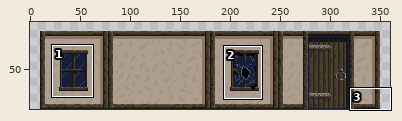
A sprite sheet gets an edit: raid/Assets/Art/Backroung Sprites/Houses/House_Panel_4.png. The picture above shows the old version from afar; the outline marks the close-up.
Close-up. Old version:
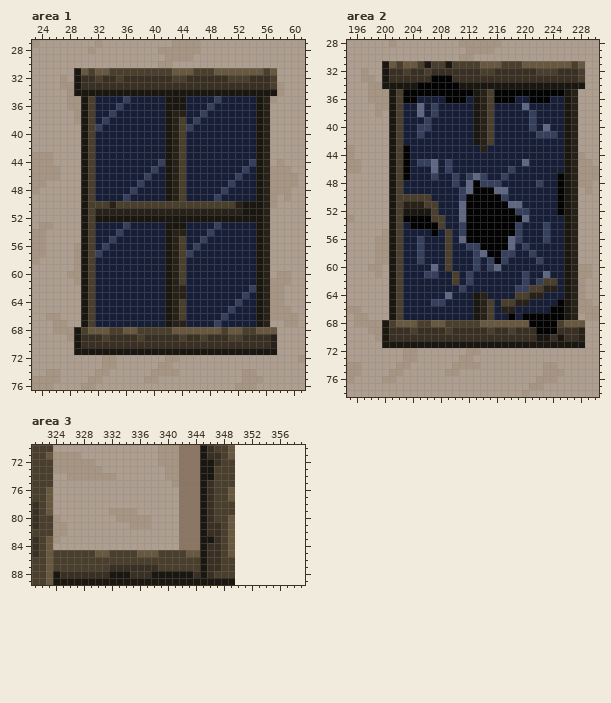
The file is 340x78 pixels. Pixels under 10% opacity are left out. Colours within 5 levels of each other are drawn and written as one. Shown: area 1: x 23..61, y 27..76; area 2: x 195..230, y 28..78; area 3: x 321..359, y 70..89. The old version is drawn lined up with the new one, on the new canvas. The wide view leaves out empty margins. The commit also changed other parts of the picture, which this record leaves out.
And afterwards:
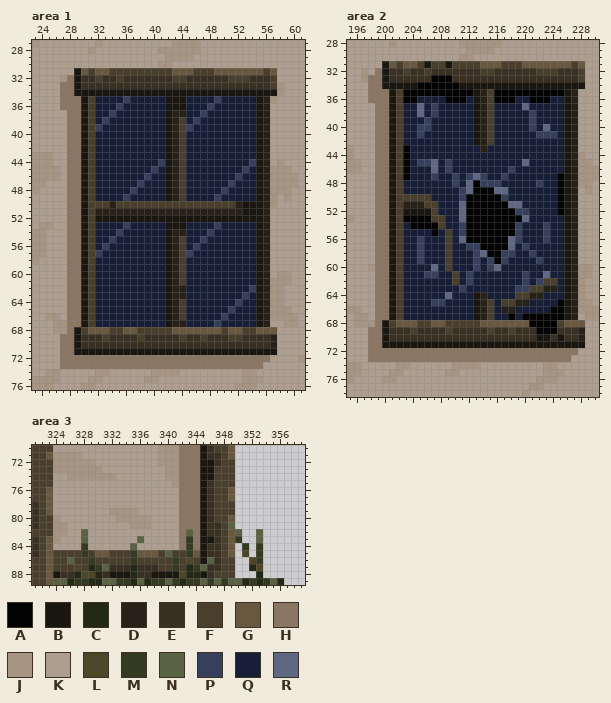
Palette (. is transparent): A #030303  B #1a1610  C #232914  D #272118  E #393023  F #4a3e2d  G #695840  H #8b7663  J #a79583  K #ae9e8f  L #4e4628  M #343b22  N #596242  P #36405d  Q #171f38  R #5f6883
Edits made:
canvas 340x78 -> 360x90, the old top-left corner now at 10,12
Area 1:
y 32: x 28 K -> H
y 33: x 27..28 JJ -> HH
y 34: x 27..28 KJ -> HH
y 35..36: x 27..29 KJJ -> HHH
y 37..38: x 28..29 KJ -> HH
y 39..55: x 28..29 KK -> HH
y 56..59: x 28..29 KJ -> HH
y 60: x 28..29 JJ -> HH
y 61: x 28..29 KJ -> HH
y 62..67: x 28..29 KK -> HH
y 68: x 28 J -> H
y 69: x 27..28 KJ -> HH
y 70..71: x 27..28 KK -> HH
y 72: x 27..56 KKKKKKJJKKKKKKKJJKKKKKKKKKKKKK -> HHHHHHHHHHHHHHHHHHHHHHHHHHHHHH
y 73: x 27..55 KKKKKKJJKKKKKKJJKKKKKKKKKKKKK -> HHHHHHHHHHHHHHHHHHHHHHHHHHHHH
Area 2:
y 32: x 199 K -> H
y 33: x 198..199 JK -> HH
y 34: x 198..199 JJ -> HH
y 35..36: x 198..200 JJJ -> HHH
y 37: x 199..200 JJ -> HH
y 38: x 199..200 JK -> HH
y 39..54: x 199..200 KK -> HH
y 55: x 199..200 KJ -> HH
y 56..59: x 199..200 JJ -> HH
y 60..61: x 199..200 JK -> HH
y 62..67: x 199..200 KK -> HH
y 68: x 199 J -> H
y 69: x 198..199 JJ -> HH
y 70: x 198..199 KJ -> HH
y 71: x 198..199 KK -> HH
y 72: x 198..227 KKKKKJJKKKKKKKJJKKKKKKKKKKKKKK -> HHHHHHHHHHHHHHHHHHHHHHHHHHHHHH
y 73: x 198..226 KKKKKJJKKKKKKJJKKKKKKKKKKKKKK -> HHHHHHHHHHHHHHHHHHHHHHHHHHHHH
Area 3:
y 81: x 349 G -> N
y 82: x 328 K -> N; x 343 H -> N; x 350 . -> N; x 353 . -> N
y 83: x 328 K -> N; x 336 K -> N; x 343 H -> M; x 350 . -> M; x 353 . -> N
y 84: x 328 K -> M; x 335 K -> N; x 343 H -> M; x 351 . -> M; x 353 . -> M
y 85: x 328 F -> M; x 335 F -> M; x 340 F -> N; x 343 G -> M; x 351 . -> L; x 353 . -> M
y 86: x 326 F -> N; x 329 F -> M; x 335 F -> M; x 341 F -> M; x 343 F -> L; x 346 E -> N; x 352..353 .. -> LM
y 87: x 327 F -> L; x 329..331 FFF -> CMN; x 335 E -> C; x 341 F -> M; x 343..345 FFB -> CMN; x 352..353 .. -> CL
y 88: x 327..330 EEEE -> CLLC; x 335 E -> C; x 342..344 BBE -> LCC; x 353 . -> C
y 89: x 324..356 BBBBBBBBBBBBBBBBBBBBBBBBBB....... -> NNCMMCCNNMMCNCMMNMCMMNMNMNNCMCMNC
Changed places in both close-ups, as pixel boxes (x1, y1, x2, y2):
changed: (60, 75, 270, 369)
changed: (368, 68, 578, 362)
changed: (53, 522, 284, 585)
